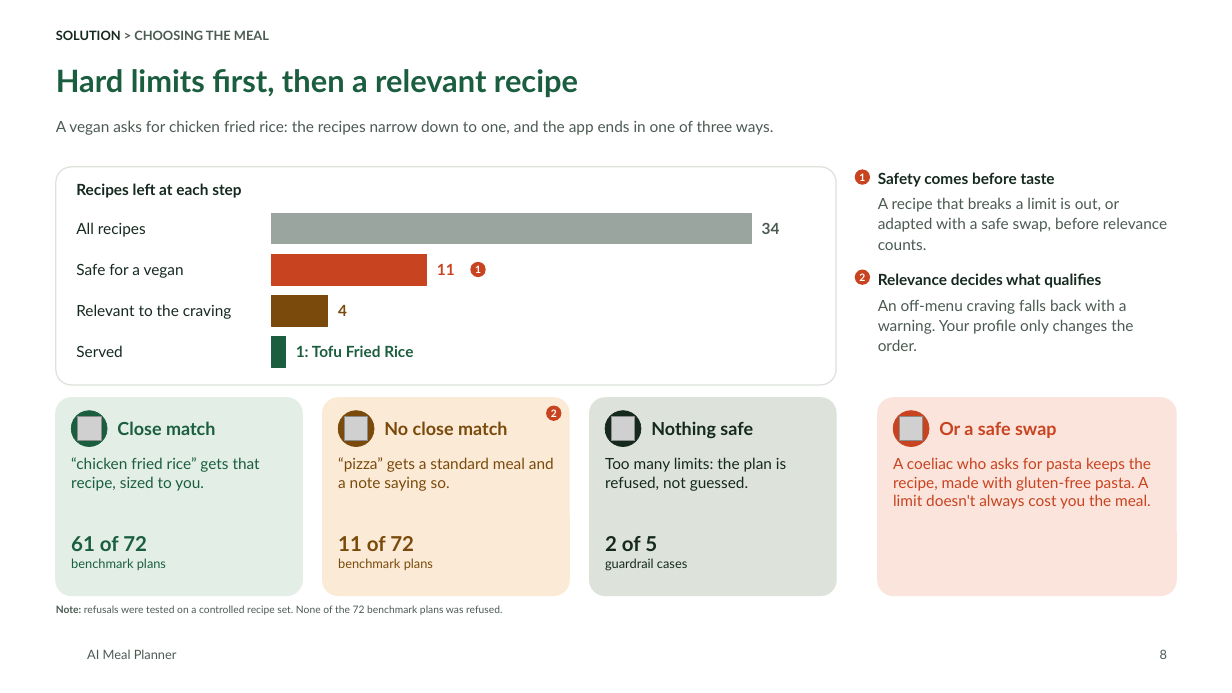
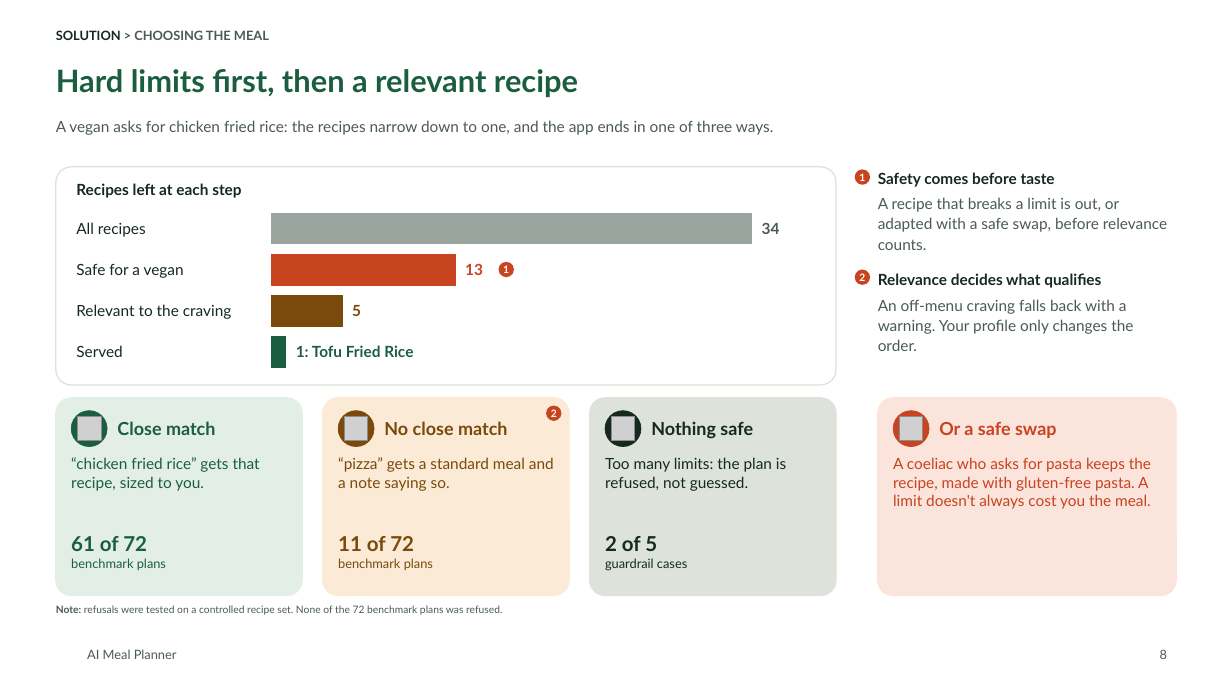
Before and after one commit to tuannm3812/ai-meal-planner, a slide deck: slide 8 of docs/showcase/ai-meal-planner-deck.pptx. Drawn at 1232x693 pixels with LibreOffice and Linux fonts; fonts in the diff are those of the drawing; grey boxes stand for pictures; background and template pictures are left out. Boxes give left, top, right and bottom in pixels: in the first picture for what was removed or moved away, otherwise in the second. Text is boxed around its words. In the diff, an @@ line names an element or a change of style, - is before the commit and + after.

```diff
--- a/docs/showcase/ai-meal-planner-deck.pptx
+++ b/docs/showcase/ai-meal-planner-deck.pptx
@@ rectangle: place and size @@
-rectangle at [272,254,427,285]
+rectangle at [272,254,456,285]
@@ text at [465,263,483,275]: text changed @@
-11
+13
@@ ellipse "1": place and size @@
-ellipse "1" at [470,262,486,277]
+ellipse "1" at [499,262,515,277]
@@ rectangle: place and size @@
-rectangle at [272,295,328,325]
+rectangle at [272,295,342,325]
@@ text at [352,305,361,316]: text changed @@
-4
+5
```
Also in this commit, not shown: 4 other slides changed, 3 slides added, 1 slide removed, 18 other files.
